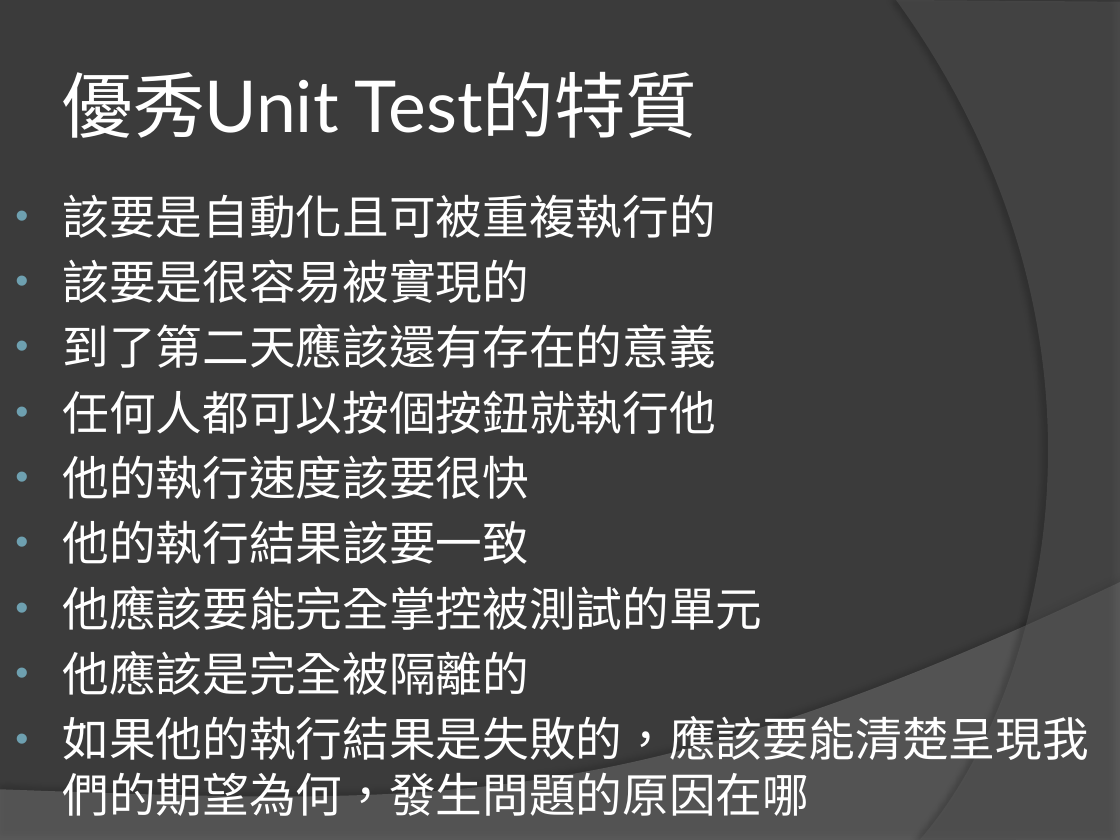
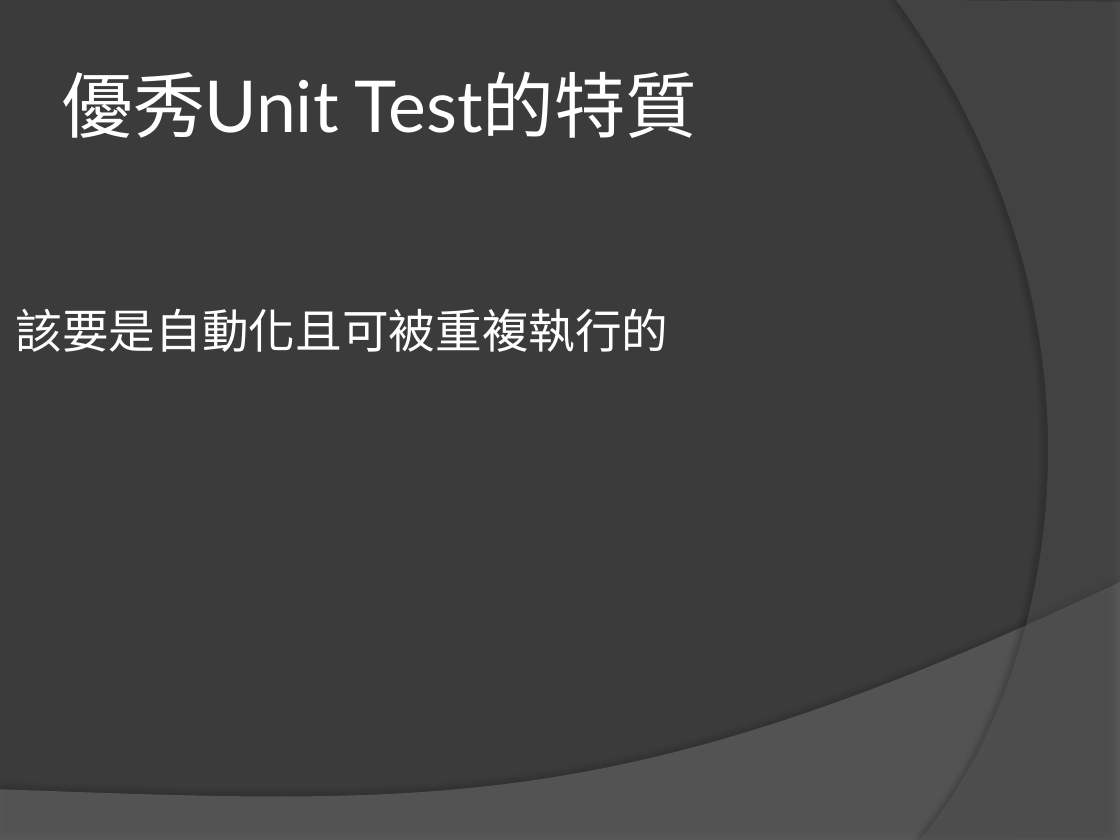
Before and after one commit to lintingwei/UnitTestBasic, a slide deck: slide 3 of Unit Test Basic.pptx. Drawn at 1120x840 pixels with LibreOffice and Linux fonts; fonts in the diff are those of the drawing. Boxes give left, top, right and bottom in pixels: in the first picture for what was removed or moved away, otherwise in the second. Text is boxed around its words. In the diff, an @@ line names an element or a change of style, - is before the commit and + after.

Commit message:
update ppt

```diff
--- a/Unit Test Basic.pptx
+++ b/Unit Test Basic.pptx
@@ text at [63,259,1089,816]: paragraphs removed @@
-• 該要是很容易被實現的
-• 到了第二天應該還有存在的意義
-• 任何人都可以按個按鈕就執行他
-• 他的執行速度該要很快
-• 他的執行結果該要一致
-• 他應該要能完全掌控被測試的單元
-• 他應該是完全被隔離的
-• 如果他的執行結果是失敗的，應該要能清楚呈現我們的期望為何，發生問題的原因在哪
@@ text "該要是自動化且可被重複執行的": place and size @@
-text "該要是自動化且可被重複執行的" at [63,194,1089,816]
+text "該要是自動化且可被重複執行的" at [15,308,668,352]
@@ text "該要是自動化且可被重複執行的" at [15,308,668,352]: bullet • to none @@
```
Also in this commit, not shown: 6 slides added.
